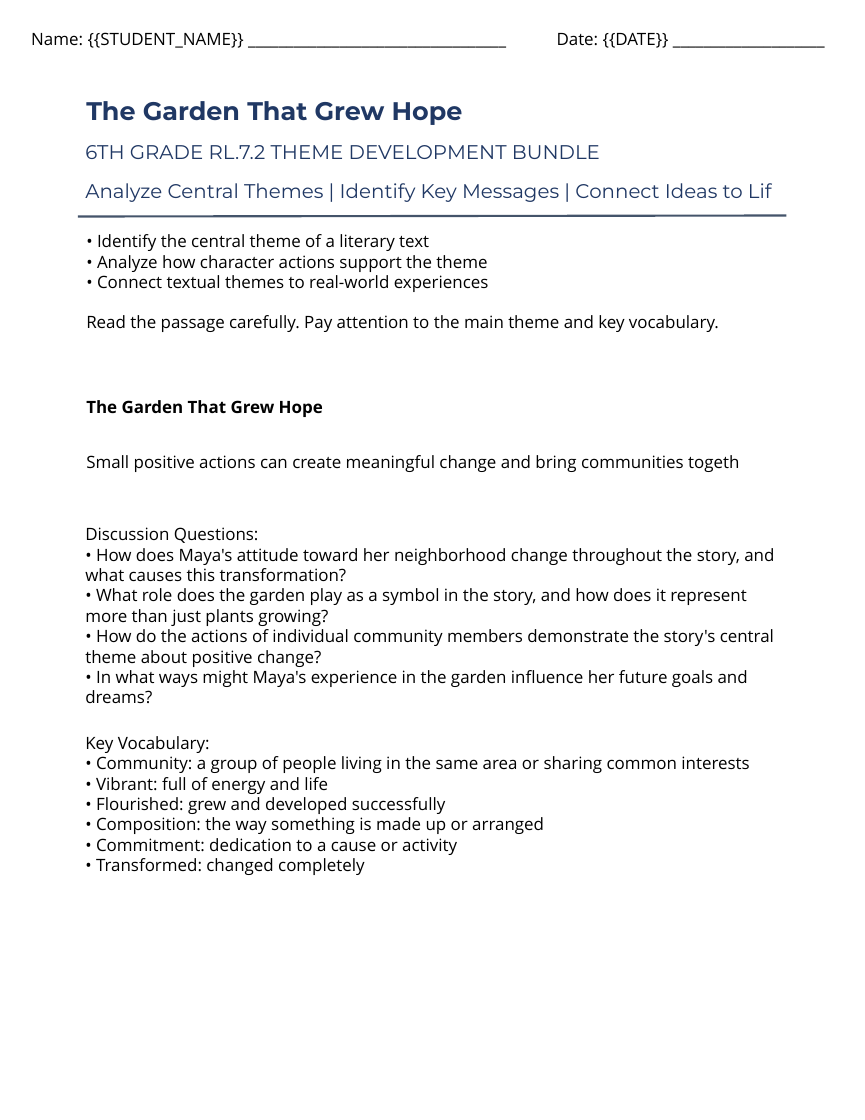
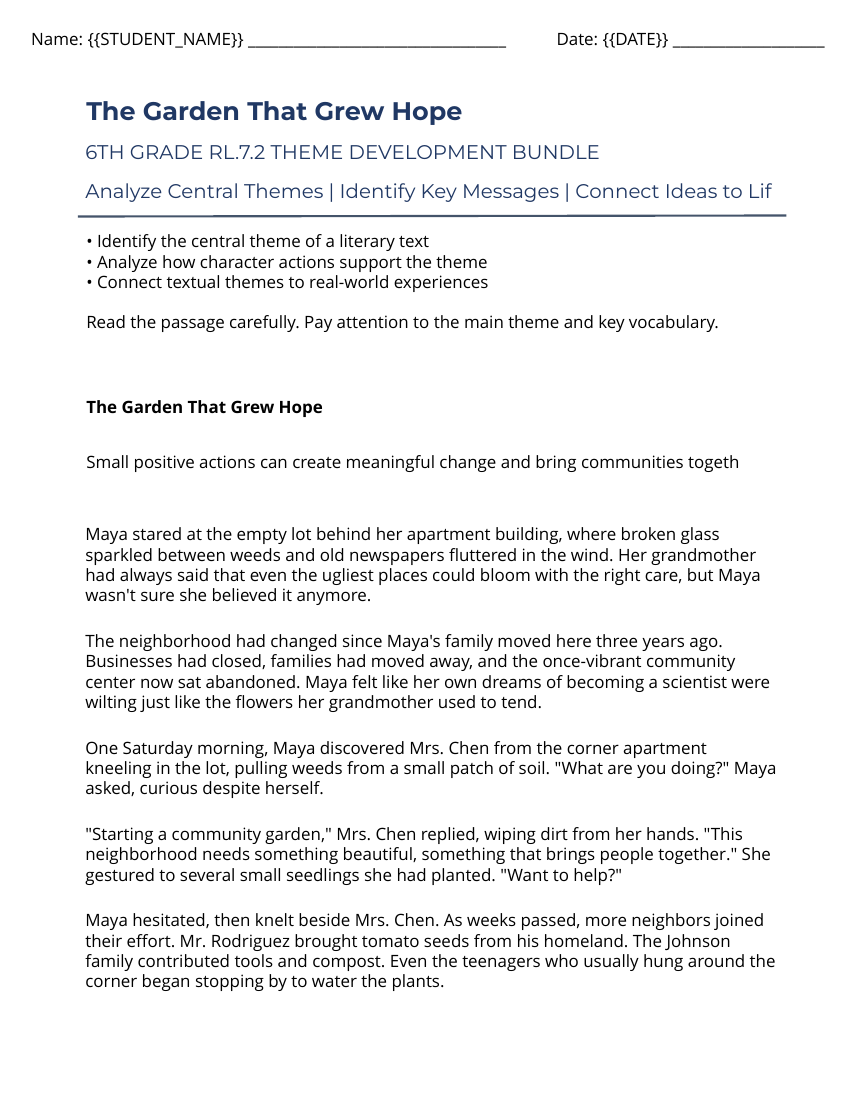
Before and after one commit to buttmazhar844-lang/rbb_engine_backend, a slide deck: slide 1 of rbb-drive/product_5/anchor_reading_passage.pptx. Drawn at 865x1120 pixels with LibreOffice and Linux fonts; fonts in the diff are those of the drawing; background and template pictures are left out. Boxes give left, top, right and bottom in pixels: in the first picture for what was removed or moved away, otherwise in the second. Text is boxed around its words. In the diff, an @@ line names an element or a change of style, - is before the commit and + after.

```diff
--- a/rbb-drive/product_5/anchor_reading_passage.pptx
+++ b/rbb-drive/product_5/anchor_reading_passage.pptx
@@ text at box(85, 527, 777, 991): text changed @@
-Discussion Questions:
-• How does Maya's attitude toward her neighborhood change throughout the story, and what causes this transformation?
-• What role does the garden play as a symbol in the story, and how does it represent more than just plants growing?
-• How do the actions of individual community members demonstrate the story's central theme about positive change?
-• In what ways might Maya's experience in the garden influence her future goals and dreams?
-Key Vocabulary:
-• Community: a group of people living in the same area or sharing common interests
-• Vibrant: full of energy and life
-• Flourished: grew and developed successfully
-• Composition: the way something is made up or arranged
-• Commitment: dedication to a cause or activity
-• Transformed: changed completely
+Maya stared at the empty lot behind her apartment building, where broken glass sparkled between weeds and old newspapers fluttered in the wind. Her grandmother had always said that even the ugliest places could bloom with the right care, but Maya wasn't sure she believed it anymore.
+The neighborhood had changed since Maya's family moved here three years ago. Businesses had closed, families had moved away, and the once-vibrant community center now sat abandoned. Maya felt like her own dreams of becoming a scientist were wilting just like the flowers her grandmother used to tend.
+One Saturday morning, Maya discovered Mrs. Chen from the corner apartment kneeling in the lot, pulling weeds from a small patch of soil. "What are you doing?" Maya asked, curious despite herself.
+"Starting a community garden," Mrs. Chen replied, wiping dirt from her hands. "This neighborhood needs something beautiful, something that brings people together." She gestured to several small seedlings she had planted. "Want to help?"
+Maya hesitated, then knelt beside Mrs. Chen. As weeks passed, more neighbors joined their effort. Mr. Rodriguez brought tomato seeds from his homeland. The Johnson family contributed tools and compost. Even the teenagers who usually hung around the corner began stopping by to water the plants.
```
Also in this commit, not shown: 19 other files.
